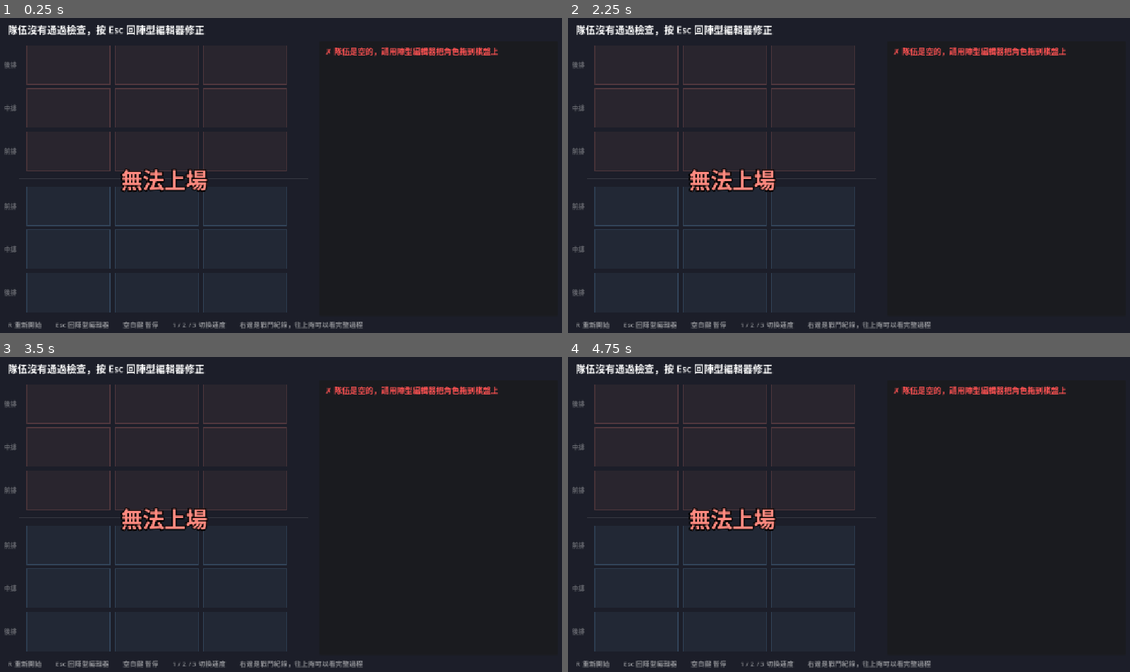
Above: before the commit, frames 1-4 (two rows, left to right).
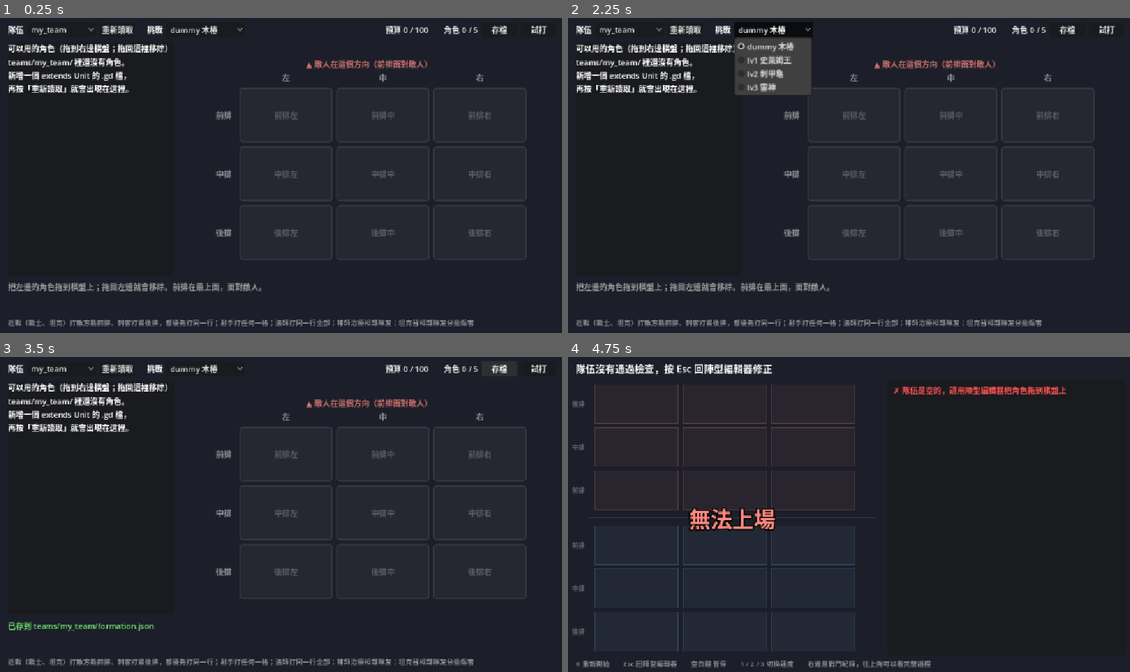
Above: after the commit, the same moments.

Repository: AlusIsing/course-1151-5
Game: Godot game, scene res://framework/editor/formation_editor.tscn
The game is run twice, just before and just after one commit, with the same random seed, the same clock (stepped at 60 frames per second) and the same inputs. Before the commit the project starts from res://framework/arena.tscn.
Inputs (mouse positions are in pixels of both pictures, inside the frame that each line leads up to):
- Up to frame 1 (0.25 s): no input
- Up to frame 2 (2.25 s): click (629, 30) at 0.5 s, where only the run after the commit has a clickable "my_team"; click (686, 30) at 1.25 s, where only the run after the commit has a clickable "重新讀取"; click (775, 30) at 2 s, where only the run after the commit has a clickable "dummy 木樁"
- Up to frame 3 (3.5 s): click (500, 369) at 2.75 s, where only the run after the commit has a clickable "存檔"
- Up to frame 4 (4.75 s): click (1107, 369) at 3.5 s, where only the run after the commit has a clickable "試打"; tap Enter at 4.25 s; tap R at 4.35 s; tap Space at 4.52 s

The runs differ from the first frame. In frame 1, 11% of the frame differs, in the area x 0-98%, y 2-99%; in frame 2, 13%, in the area x 0-98%, y 1-99%; in frame 3, 10%; in frame 4, nothing differs.

Commit message:
feat: 新增拖曳擺放的陣型編輯器
- 左邊列出 teams/<名字>/ 的角色，拖到右邊 3×3 棋盤上場
- 格子之間可移動或交換，拖回清單即移除
- 即時顯示預算，超過預算無法存檔
- 存檔寫入 teams/<名字>/formation.json，試打直接挑戰選定的 Boss
- 設為主場景

Co-Authored-By: Claude Opus 5.5 <noreply@anthropic.com>

Diff:
--- /dev/null
+++ b/framework/editor/board_cell.gd
@@ -0,0 +1,34 @@
+class_name BoardCell
+extends PanelContainer
+## 陣型編輯器棋盤上的一格。可以把清單裡的角色拖進來，也可以把這格的角色拖到別格或拖回清單。
+## 拖放的判斷都交給 FormationEditor。
+
+var editor: FormationEditor
+var cell: Vector2i
+var label: Label
+
+
+func _init(p_editor: FormationEditor, p_cell: Vector2i) -> void:
+	editor = p_editor
+	cell = p_cell
+	custom_minimum_size = Vector2(190.0, 112.0)
+	label = Label.new()
+	label.horizontal_alignment = HORIZONTAL_ALIGNMENT_CENTER
+	label.vertical_alignment = VERTICAL_ALIGNMENT_CENTER
+	label.mouse_filter = Control.MOUSE_FILTER_IGNORE
+	add_child(label)
+	mouse_exited.connect(func() -> void: editor.set_hover_cell(Vector2i(-1, -1)))
+
+
+func _get_drag_data(_at_position: Vector2) -> Variant:
+	return editor.drag_from_cell(cell)
+
+
+func _can_drop_data(_at_position: Vector2, data: Variant) -> bool:
+	var ok: bool = editor.can_drop_on_cell(cell, data)
+	editor.set_hover_cell(cell if ok else Vector2i(-1, -1))
+	return ok
+
+
+func _drop_data(_at_position: Vector2, data: Variant) -> void:
+	editor.drop_on_cell(cell, data)
--- /dev/null
+++ b/framework/editor/formation_editor.gd
@@ -0,0 +1,344 @@
+class_name FormationEditor
+extends Control
+## 陣型編輯器：把 teams/<名字>/ 底下的角色拖到 3×3 棋盤上，存成 formation.json。
+##
+## 拖放用 Godot 的 _get_drag_data / _can_drop_data / _drop_data：
+##   清單 → 格子：放上去（格子有人就換掉）
+##   格子 → 格子：移過去（格子有人就交換）
+##   格子 → 清單：移除
+## 拖曳的資料是 {"from": "roster" 或 "cell", "path": 腳本路徑, "cell": 原本的格子}
+
+const NO_CELL: Vector2i = Vector2i(-1, -1)
+
+## 一隻角色的數值，讀腳本時算好，畫格子和算預算用
+class UnitInfo:
+	var name: String
+	var role: String
+	var max_hp: int
+	var attack: int
+	var cost: int
+	var color: Color
+
+@onready var team_select: OptionButton = %TeamSelect
+@onready var boss_select: OptionButton = %BossSelect
+@onready var budget_label: Label = %Budget
+@onready var save_button: Button = %SaveButton
+@onready var try_button: Button = %TryButton
+@onready var reload_button: Button = %ReloadButton
+@onready var roster_panel: RosterPanel = %Roster
+@onready var roster_list: VBoxContainer = %RosterList
+@onready var board: GridContainer = %Board
+@onready var status_label: RichTextLabel = %Status
+
+var team_names: Array[String] = []
+var boss_keys: Array[String] = []
+var formation: Formation = Formation.new()
+var infos: Dictionary = {}          # 腳本路徑 -> UnitInfo（null 代表不是角色）
+var cells: Dictionary = {}          # Vector2i -> BoardCell
+var hover_cell: Vector2i = NO_CELL
+var saved_units: String = ""        # 上次存檔的內容，用來判斷有沒有改過
+var notice: String = ""             # 存檔成功之類的訊息
+
+
+func _ready() -> void:
+	roster_panel.editor = self
+	_build_board()
+	for key: String in Rules.BOSSES:
+		boss_keys.append(key)
+		boss_select.add_item("%s %s" % [key, _boss_name(key)])
+
+	for dir_name: String in DirAccess.get_directories_at(Rules.TEAMS_DIR):
+		if not dir_name.begins_with("."):
+			team_names.append(dir_name)
+	if not team_names.has(MatchSetup.team_name):
+		MatchSetup.team_name = Rules.DEFAULT_TEAM if team_names.has(Rules.DEFAULT_TEAM) else ""
+		if MatchSetup.team_name == "" and not team_names.is_empty():
+			MatchSetup.team_name = team_names[0]
+	for team_name: String in team_names:
+		team_select.add_item(team_name)
+
+	team_select.item_selected.connect(func(index: int) -> void:
+		MatchSetup.formation = null
+		_load_team(team_names[index]))
+	boss_select.item_selected.connect(func(_index: int) -> void: _refresh())
+	save_button.pressed.connect(_save)
+	try_button.pressed.connect(_try)
+	reload_button.pressed.connect(func() -> void:
+		infos.clear()
+		formation.boss_key = _selected_boss()
+		_load_team(MatchSetup.team_name, formation))
+
+	if team_names.is_empty():
+		status_label.text = "[color=#ff8a80]%s 底下沒有隊伍資料夾[/color]" % Rules.TEAMS_DIR
+		return
+	team_select.select(team_names.find(MatchSetup.team_name))
+	_load_team(MatchSetup.team_name, MatchSetup.formation)
+
+
+func _notification(what: int) -> void:
+	if what == NOTIFICATION_DRAG_END:
+		set_hover_cell(NO_CELL)
+
+
+# ---------------------------------------------------------------- 讀取
+
+## edits 是還沒存檔的陣型（試打回來、按重新讀取），null 就讀 formation.json
+func _load_team(team_name: String, edits: Formation = null) -> void:
+	MatchSetup.team_name = team_name
+	var dir: String = Rules.team_dir(team_name)
+	var on_disk: Formation = Formation.load_dir(dir)
+	saved_units = _units_json(on_disk)
+	formation = edits.copy() if edits != null else on_disk
+	notice = ""
+
+	var boss_key: String = formation.boss_key
+	var boss_index: int = boss_keys.find(boss_key)
+	boss_select.select(boss_index if boss_index >= 0 else maxi(0, boss_keys.find(Rules.DEFAULT_BOSS)))
+
+	for child: Node in roster_list.get_children():
+		child.queue_free()
+	var count: int = 0
+	for file_name: String in DirAccess.get_files_at(dir):
+		if not file_name.ends_with(".gd"):
+			continue
+		var path: String = "%s/%s" % [dir, file_name]
+		var info: UnitInfo = _info(path)
+		if info == null:
+			continue
+		var text: String = "%s（%s）\n攻 %d　血 %d　花費 %d" % [info.name, info.role, info.attack, info.max_hp, info.cost]
+		roster_list.add_child(RosterEntry.new(self, path, text, info.color))
+		count += 1
+	if count == 0:
+		var hint: Label = Label.new()
+		hint.text = "%s/ 裡還沒有角色。\n新增一個 extends Unit 的 .gd 檔，\n再按「重新讀取」就會出現在這裡。" % dir.trim_prefix("res://")
+		hint.mouse_filter = Control.MOUSE_FILTER_IGNORE
+		roster_list.add_child(hint)
+	_refresh()
+
+
+## 讀腳本的數值；不是角色（或是 Boss）就回傳 null
+func _info(path: String) -> UnitInfo:
+	if infos.has(path):
+		return infos[path]
+	var info: UnitInfo = null
+	var script: Script = load(path) as Script if ResourceLoader.exists(path) else null
+	if script != null and script.can_instantiate():
+		var instance: Object = script.new()
+		if instance is Unit and not instance is Boss:
+			var unit: Unit = instance
+			info = UnitInfo.new()
+			info.name = unit.unit_name
+			info.role = unit.get_role()
+			info.max_hp = unit.max_hp
+			info.attack = unit.attack
+			info.cost = Rules.unit_cost(unit.max_hp, unit.attack)
+			info.color = unit.color
+		if instance is Node:
+			(instance as Node).free()
+	infos[path] = info
+	return info
+
+
+func _boss_name(key: String) -> String:
+	var script: Script = load("%s/boss.gd" % Rules.BOSSES[key]) as Script
+	if script == null:
+		return ""
+	var boss: Node = script.new()
+	var boss_name: String = (boss as Unit).unit_name
+	boss.free()
+	return boss_name
+
+
+func _units_json(f: Formation) -> String:
+	var units: Array[String] = []
+	for slot: Formation.Slot in f.sorted_slots():
+		units.append("%s@%d,%d" % [slot.path, slot.cell.x, slot.cell.y])
+	return ";".join(units)
+
+
+# ---------------------------------------------------------------- 畫面
+
+func _build_board() -> void:
+	board.columns = Rules.GRID_COLS + 1
+	board.add_child(Control.new())
+	for col: int in Rules.GRID_COLS:
+		board.add_child(_header(Rules.COL_NAMES[col]))
+	for row: int in Rules.GRID_ROWS:
+		board.add_child(_header(Rules.ROW_NAMES[row]))
+		for col: int in Rules.GRID_COLS:
+			var cell: Vector2i = Vector2i(col, row)
+			var board_cell: BoardCell = BoardCell.new(self, cell)
+			cells[cell] = board_cell
+			board.add_child(board_cell)
+
+
+func _header(text: String) -> Label:
+	var label: Label = Label.new()
+	label.text = text
+	label.horizontal_alignment = HORIZONTAL_ALIGNMENT_CENTER
+	label.vertical_alignment = VERTICAL_ALIGNMENT_CENTER
+	label.add_theme_color_override("font_color", Color(1, 1, 1, 0.5))
+	label.custom_minimum_size = Vector2(48.0, 24.0)
+	return label
+
+
+func _refresh() -> void:
+	for cell: Vector2i in cells:
+		_paint_cell(cells[cell])
+
+	var total: int = 0
+	for slot: Formation.Slot in formation.slots:
+		var info: UnitInfo = _info(slot.path)
+		total += info.cost if info != null else 0
+	var count: int = formation.slots.size()
+	var over: bool = total > Rules.BUDGET or count > Rules.MAX_UNITS
+	var dirty: bool = _units_json(formation) != saved_units
+	budget_label.text = "預算 %d / %d　　角色 %d / %d%s" % [total, Rules.BUDGET, count, Rules.MAX_UNITS,
+			"　（未存檔）" if dirty else ""]
+	budget_label.add_theme_color_override("font_color", Color("#ff6b5e") if over else Color("#e8e8e8"))
+	save_button.disabled = over
+	save_button.tooltip_text = "超過預算或角色太多，不能存檔" if over else ""
+
+	var lines: Array[String] = []
+	if notice != "":
+		lines.append("[color=#6ee36e]%s[/color]" % notice)
+	if total > Rules.BUDGET:
+		lines.append("[color=#ff6b5e]超過預算 %d 點，拿掉或換掉一些角色才能存檔[/color]" % (total - Rules.BUDGET))
+	if count > 0:
+		for error: String in Validator.check_formation(formation):
+			if not error.begins_with("總花費"):
+				lines.append("[color=#ffb74d]⚠ %s[/color]" % error)
+	if lines.is_empty():
+		lines.append("[color=#9e9e9e]把左邊的角色拖到棋盤上；拖回左邊就會移除。前排在最上面，面對敵人。[/color]")
+	status_label.text = "\n".join(lines)
+
+
+func _paint_cell(board_cell: BoardCell) -> void:
+	var slot: Formation.Slot = formation.slot_at(board_cell.cell)
+	var info: UnitInfo = _info(slot.path) if slot != null else null
+	var style: StyleBoxFlat = StyleBoxFlat.new()
+	style.set_corner_radius_all(6)
+	style.set_border_width_all(2)
+	style.set_content_margin_all(6.0)
+	if slot == null:
+		style.bg_color = Color(1, 1, 1, 0.04)
+		style.border_color = Color(1, 1, 1, 0.12)
+		board_cell.label.text = Rules.cell_name(board_cell.cell)
+		board_cell.label.add_theme_color_override("font_color", Color(1, 1, 1, 0.25))
+		board_cell.mouse_default_cursor_shape = Control.CURSOR_ARROW
+	else:
+		var color: Color = info.color if info != null else Color("#ff5252")
+		style.bg_color = color.darkened(0.6)
+		style.border_color = color
+		board_cell.label.text = "%s\n%s　攻 %d　血 %d\n%d 點" % [info.name, info.role, info.attack, info.max_hp, info.cost] \
+				if info != null else "讀不到\n%s" % slot.path.get_file()
+		board_cell.label.add_theme_color_override("font_color", Color.WHITE)
+		board_cell.mouse_default_cursor_shape = Control.CURSOR_DRAG
+	if board_cell.cell == hover_cell:
+		style.border_color = Color("#ffd75e")
+		style.set_border_width_all(4)
+	board_cell.add_theme_stylebox_override("panel", style)
+
+
+func set_hover_cell(cell: Vector2i) -> void:
+	if cell == hover_cell:
+		return
+	var old: Vector2i = hover_cell
+	hover_cell = cell
+	for c: Vector2i in [old, cell]:
+		if cells.has(c):
+			_paint_cell(cells[c])
+
+
+func _preview(path: String) -> Control:
+	var info: UnitInfo = _info(path)
+	var label: Label = Label.new()
+	label.text = info.name if info != null else path.get_file()
+	label.add_theme_font_size_override("font_size", 20)
+	label.add_theme_color_override("font_outline_color", Color.BLACK)
+	label.add_theme_constant_override("outline_size", 6)
+	label.modulate = Color(1, 1, 1, 0.85)
+	return label
+
+
+# ---------------------------------------------------------------- 拖放
+
+func drag_from_roster(path: String) -> Variant:
+	set_drag_preview(_preview(path))
+	return {"from": "roster", "path": path, "cell": NO_CELL}
+
+
+func drag_from_cell(cell: Vector2i) -> Variant:
+	var slot: Formation.Slot = formation.slot_at(cell)
+	if slot == null:
+		return null
+	set_drag_preview(_preview(slot.path))
+	return {"from": "cell", "path": slot.path, "cell": cell}
+
+
+func can_drop_on_cell(cell: Vector2i, data: Variant) -> bool:
+	if not data is Dictionary or not data.has("from"):
+		return false
+	if data["from"] == "cell":
+		return data["cell"] != cell
+	# 從清單拖：格子有人就是替換，不會多一隻
+	return formation.slot_at(cell) != null or formation.slots.size() < Rules.MAX_UNITS
+
+
+func drop_on_cell(cell: Vector2i, data: Variant) -> void:
+	var target: Formation.Slot = formation.slot_at(cell)
+	if data["from"] == "roster":
+		if target != null:
+			target.path = data["path"]
+		else:
+			formation.slots.append(Formation.Slot.new(data["path"], cell))
+	else:
+		var moving: Formation.Slot = formation.slot_at(data["cell"])
+		if target != null:
+			target.cell = moving.cell
+		moving.cell = cell
+	_changed()
+
+
+func can_drop_on_roster(data: Variant) -> bool:
+	return data is Dictionary and data.get("from") == "cell"
+
+
+func drop_on_roster(data: Variant) -> void:
+	formation.slots.erase(formation.slot_at(data["cell"]))
+	_changed()
+
+
+func _changed() -> void:
+	notice = ""
+	hover_cell = NO_CELL
+	_refresh()
+
+
+# ---------------------------------------------------------------- 按鈕
+
+func _selected_boss() -> String:
+	return boss_keys[maxi(0, boss_select.selected)]
+
+
+func _save() -> void:
+	if save_button.disabled:
+		return
+	formation.boss_key = _selected_boss()
+	var dir: String = Rules.team_dir(MatchSetup.team_name)
+	var error: Error = formation.save_dir(dir)
+	if error != OK:
+		notice = ""
+		status_label.text = "[color=#ff6b5e]存檔失敗：%s[/color]" % error_string(error)
+		return
+	saved_units = _units_json(formation)
+	MatchSetup.formation = null
+	notice = "已存到 %s/%s" % [dir.trim_prefix("res://"), Formation.FILE_NAME]
+	_refresh()
+
+
+func _try() -> void:
+	formation.boss_key = _selected_boss()
+	MatchSetup.formation = formation.copy()
+	MatchSetup.boss_key = _selected_boss()
+	get_tree().change_scene_to_file(Rules.ARENA_SCENE)
--- /dev/null
+++ b/framework/editor/formation_editor.tscn
@@ -0,0 +1,162 @@
+[gd_scene format=3]
+
+[ext_resource type="Script" path="res://framework/editor/formation_editor.gd" id="1_editor"]
+[ext_resource type="Script" path="res://framework/editor/roster_panel.gd" id="2_roster"]
+
+[node name="FormationEditor" type="Control"]
+layout_mode = 3
+anchors_preset = 15
+anchor_right = 1.0
+anchor_bottom = 1.0
+grow_horizontal = 2
+grow_vertical = 2
+script = ExtResource("1_editor")
+
+[node name="Background" type="ColorRect" parent="."]
+layout_mode = 1
+anchors_preset = 15
+anchor_right = 1.0
+anchor_bottom = 1.0
+grow_horizontal = 2
+grow_vertical = 2
+mouse_filter = 2
+color = Color(0.11, 0.12, 0.16, 1)
+
+[node name="Margin" type="MarginContainer" parent="."]
+layout_mode = 1
+anchors_preset = 15
+anchor_right = 1.0
+anchor_bottom = 1.0
+grow_horizontal = 2
+grow_vertical = 2
+mouse_filter = 2
+theme_override_constants/margin_left = 16
+theme_override_constants/margin_top = 12
+theme_override_constants/margin_right = 16
+theme_override_constants/margin_bottom = 12
+
+[node name="VBox" type="VBoxContainer" parent="Margin"]
+layout_mode = 2
+mouse_filter = 2
+theme_override_constants/separation = 10
+
+[node name="TopBar" type="HBoxContainer" parent="Margin/VBox"]
+layout_mode = 2
+theme_override_constants/separation = 8
+
+[node name="TeamLabel" type="Label" parent="Margin/VBox/TopBar"]
+layout_mode = 2
+text = "隊伍"
+
+[node name="TeamSelect" type="OptionButton" parent="Margin/VBox/TopBar"]
+unique_name_in_owner = true
+custom_minimum_size = Vector2(140, 0)
+layout_mode = 2
+
+[node name="ReloadButton" type="Button" parent="Margin/VBox/TopBar"]
+unique_name_in_owner = true
+layout_mode = 2
+tooltip_text = "新增或修改角色腳本後，按這裡重新讀取清單"
+text = "重新讀取"
+
+[node name="BossLabel" type="Label" parent="Margin/VBox/TopBar"]
+layout_mode = 2
+text = "　挑戰"
+
+[node name="BossSelect" type="OptionButton" parent="Margin/VBox/TopBar"]
+unique_name_in_owner = true
+custom_minimum_size = Vector2(160, 0)
+layout_mode = 2
+
+[node name="Spacer" type="Control" parent="Margin/VBox/TopBar"]
+layout_mode = 2
+size_flags_horizontal = 3
+mouse_filter = 2
+
+[node name="Budget" type="Label" parent="Margin/VBox/TopBar"]
+unique_name_in_owner = true
+layout_mode = 2
+text = "預算"
+
+[node name="SaveButton" type="Button" parent="Margin/VBox/TopBar"]
+unique_name_in_owner = true
+custom_minimum_size = Vector2(72, 0)
+layout_mode = 2
+text = "存檔"
+
+[node name="TryButton" type="Button" parent="Margin/VBox/TopBar"]
+unique_name_in_owner = true
+custom_minimum_size = Vector2(72, 0)
+layout_mode = 2
+text = "試打"
+
+[node name="Body" type="HBoxContainer" parent="Margin/VBox"]
+layout_mode = 2
+size_flags_vertical = 3
+mouse_filter = 2
+theme_override_constants/separation = 16
+
+[node name="Roster" type="PanelContainer" parent="Margin/VBox/Body"]
+unique_name_in_owner = true
+custom_minimum_size = Vector2(340, 0)
+layout_mode = 2
+script = ExtResource("2_roster")
+
+[node name="RosterVBox" type="VBoxContainer" parent="Margin/VBox/Body/Roster"]
+layout_mode = 2
+mouse_filter = 1
+
+[node name="RosterTitle" type="Label" parent="Margin/VBox/Body/Roster/RosterVBox"]
+layout_mode = 2
+text = "可以用的角色（拖到右邊棋盤；拖回這裡移除）"
+autowrap_mode = 3
+
+[node name="RosterScroll" type="ScrollContainer" parent="Margin/VBox/Body/Roster/RosterVBox"]
+layout_mode = 2
+size_flags_vertical = 3
+mouse_filter = 1
+horizontal_scroll_mode = 0
+
+[node name="RosterList" type="VBoxContainer" parent="Margin/VBox/Body/Roster/RosterVBox/RosterScroll"]
+unique_name_in_owner = true
+layout_mode = 2
+size_flags_horizontal = 3
+mouse_filter = 1
+theme_override_constants/separation = 6
+
+[node name="BoardArea" type="VBoxContainer" parent="Margin/VBox/Body"]
+layout_mode = 2
+size_flags_horizontal = 3
+mouse_filter = 2
+alignment = 1
+
+[node name="EnemyHint" type="Label" parent="Margin/VBox/Body/BoardArea"]
+layout_mode = 2
+theme_override_colors/font_color = Color(1, 0.54, 0.5, 0.8)
+text = "▲ 敵人在這個方向（前排面對敵人）"
+horizontal_alignment = 1
+
+[node name="BoardCenter" type="CenterContainer" parent="Margin/VBox/Body/BoardArea"]
+layout_mode = 2
+mouse_filter = 2
+
+[node name="Board" type="GridContainer" parent="Margin/VBox/Body/BoardArea/BoardCenter"]
+unique_name_in_owner = true
+layout_mode = 2
+theme_override_constants/h_separation = 8
+theme_override_constants/v_separation = 8
+columns = 4
+
+[node name="Status" type="RichTextLabel" parent="Margin/VBox"]
+unique_name_in_owner = true
+custom_minimum_size = Vector2(0, 64)
+layout_mode = 2
+bbcode_enabled = true
+scroll_following = true
+
+[node name="Help" type="Label" parent="Margin/VBox"]
+layout_mode = 2
+theme_override_colors/font_color = Color(1, 1, 1, 0.5)
+theme_override_font_sizes/font_size = 14
+text = "近戰（戰士、坦克）打敵方最前排、刺客打最後排，都優先打同一行；射手打任何一格；法師打同一行全部；補師治療相鄰隊友；坦克替相鄰隊友分擔傷害"
+autowrap_mode = 3
--- /dev/null
+++ b/framework/editor/roster_entry.gd
@@ -0,0 +1,36 @@
+class_name RosterEntry
+extends PanelContainer
+## 陣型編輯器左邊清單裡的一隻角色，拖到棋盤上就會放上去。
+## 從棋盤拖回來放在這上面，一樣會把那隻移除。
+
+var editor: FormationEditor
+var path: String
+
+
+func _init(p_editor: FormationEditor, p_path: String, text: String, color: Color) -> void:
+	editor = p_editor
+	path = p_path
+	var style: StyleBoxFlat = StyleBoxFlat.new()
+	style.bg_color = color.darkened(0.65)
+	style.border_color = color
+	style.border_width_left = 6
+	style.set_corner_radius_all(4)
+	style.set_content_margin_all(8.0)
+	add_theme_stylebox_override("panel", style)
+	mouse_default_cursor_shape = Control.CURSOR_DRAG
+	var label: Label = Label.new()
+	label.text = text
+	label.mouse_filter = Control.MOUSE_FILTER_IGNORE
+	add_child(label)
+
+
+func _get_drag_data(_at_position: Vector2) -> Variant:
+	return editor.drag_from_roster(path)
+
+
+func _can_drop_data(_at_position: Vector2, data: Variant) -> bool:
+	return editor.can_drop_on_roster(data)
+
+
+func _drop_data(_at_position: Vector2, data: Variant) -> void:
+	editor.drop_on_roster(data)
--- /dev/null
+++ b/framework/editor/roster_panel.gd
@@ -0,0 +1,13 @@
+class_name RosterPanel
+extends PanelContainer
+## 陣型編輯器左邊的角色清單。把棋盤上的角色拖回這裡就會移除。
+
+var editor: FormationEditor
+
+
+func _can_drop_data(_at_position: Vector2, data: Variant) -> bool:
+	return editor != null and editor.can_drop_on_roster(data)
+
+
+func _drop_data(_at_position: Vector2, data: Variant) -> void:
+	editor.drop_on_roster(data)
--- a/project.godot
+++ b/project.godot
@@ -11,7 +11,7 @@
 [application]
 
 config/name="gdg-godot115"
-run/main_scene="res://framework/arena.tscn"
+run/main_scene="res://framework/editor/formation_editor.tscn"
 config/features=PackedStringArray("4.7", "Forward Plus")
 config/icon="res://icon.svg"
 
Not shown, added: framework/editor/board_cell.gd.uid
Not shown, added: framework/editor/formation_editor.gd.uid
Not shown, added: framework/editor/roster_entry.gd.uid
Not shown, added: framework/editor/roster_panel.gd.uid
